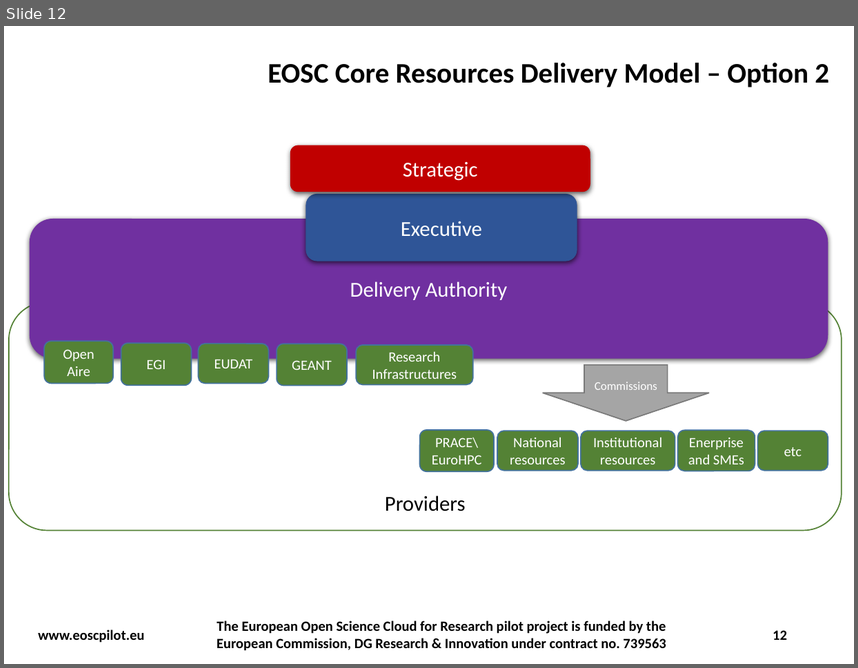
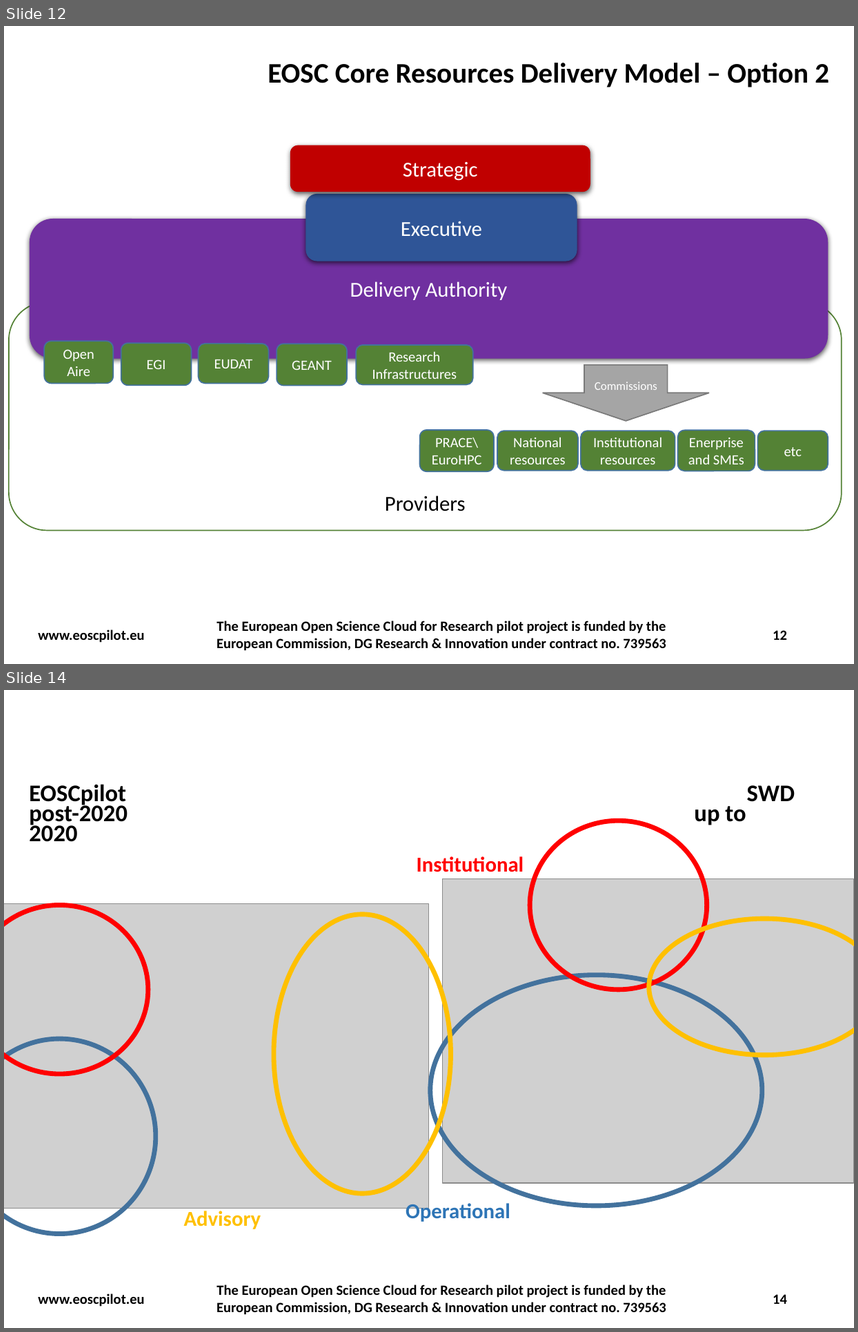
Before and after one commit to EuropeanOpenScienceCloud/Governance, a slide deck: docs/assets/DiagramsMaster.pptx. Shown one above the other, each under a label of ours: slide 12 before the commit, slides 12 and 14 after it; the slides between them are not shown. The pictures are 858x668 and 858x1332 pixels, drawn with LibreOffice and Linux fonts; fonts in the diff are those of the drawing; grey boxes stand for pictures; background and template pictures are left out. Boxes give left, top, right and bottom in pixels: in the first picture for what was removed or moved away, otherwise in the second. Text is boxed around its words. In the diff, an @@ line names an element or a change of style, - is before the commit and + after.

```diff
--- a/docs/assets/DiagramsMaster.pptx
+++ b/docs/assets/DiagramsMaster.pptx
@@ slide 14 added at <box>4,690,854,1328</box>, background picture (left out) @@
@@ text added at <box>29,784,746,842</box>, 20.3 pt, text #000000, bold @@
+EOSCpilot SWD
+post-2020 up to 2020
@@ ellipse added at <box>530,821,707,990</box>, outline #FF0000 4 pt @@
@@ text added at <box>417,856,524,872</box>, 18 pt, text #FF0000, bold @@
+Institutional
@@ picture added at <box>443,879,854,1183</box> @@
@@ picture added at <box>4,903,429,1208</box> @@
@@ ellipse added at <box>4,905,148,1074</box>, outline #FF0000 4 pt @@
@@ ellipse added at <box>274,914,450,1193</box>, outline #FFC000 4 pt @@
@@ ellipse added at <box>649,918,854,1055</box>, outline #FFC000 4 pt @@
@@ ellipse added at <box>430,975,762,1205</box>, outline #43739E 4 pt @@
@@ ellipse added at <box>4,1038,155,1233</box>, outline #43739E 4 pt @@
@@ text added at <box>406,1200,510,1221</box>, 18 pt, text #2E75B6, bold @@
+Operational
@@ text added at <box>184,1208,261,1229</box>, 18 pt, text #FFC000, bold @@
+Advisory
@@ text added at <box>217,1284,666,1314</box>, 12 pt, text #000000, bold @@
+The European Open Science Cloud for Research pilot project is funded by the European Commission, DG Research & Innovation under contract no. 739563
@@ text added at <box>38,1293,144,1306</box>, 12 pt, text #000000, bold @@
+www.eoscpilot.eu
@@ page number added at <box>773,1294,787,1303</box>, 12 pt, text #000000, bold @@
+14
```
Also in this commit, not shown: 2 slides changed, 1 other file.
